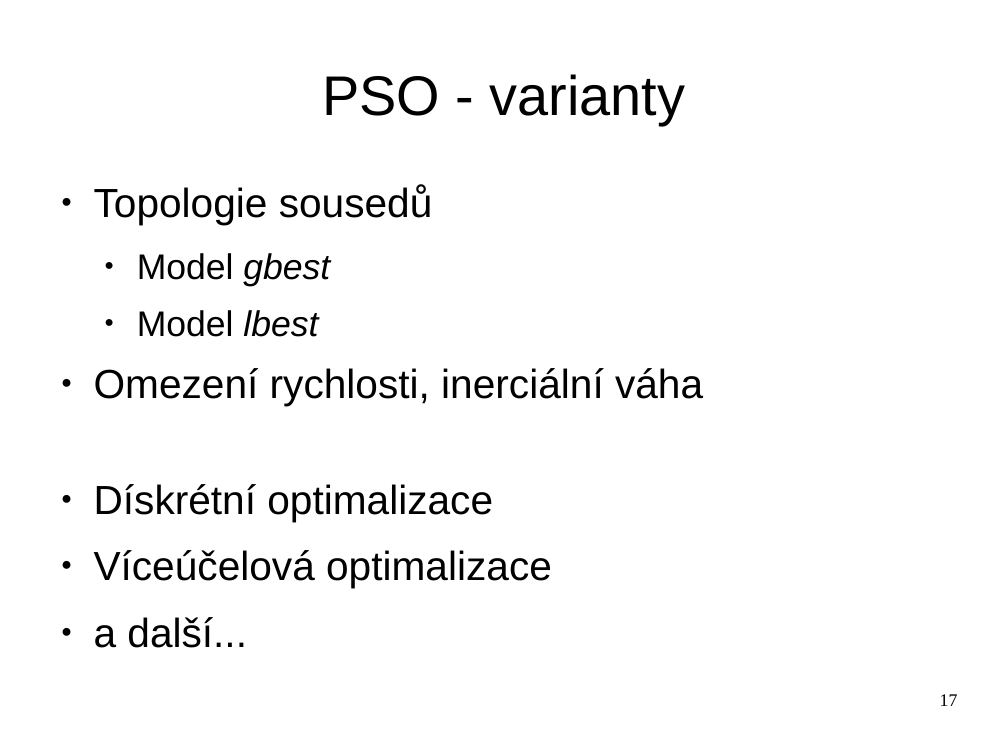
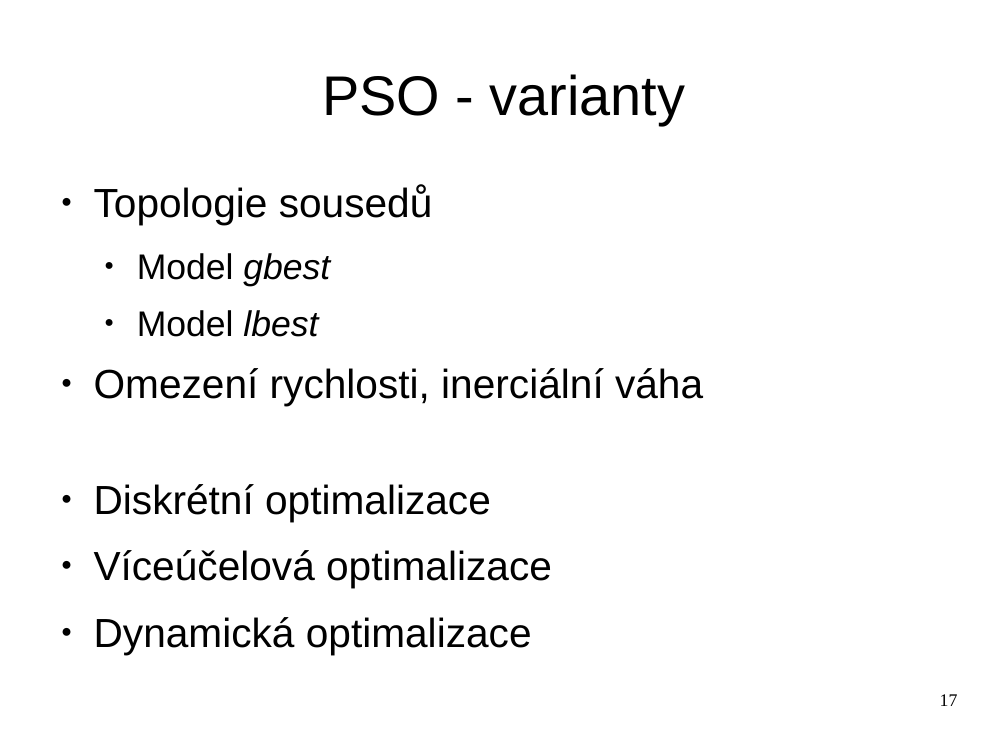
Before and after one commit to hellerstanislav/sin, a slide deck: slide 17 of presentation/swarm.odp. Drawn at 1008x756 pixels with LibreOffice and Linux fonts; fonts in the diff are those of the drawing. Boxes give left, top, right and bottom in pixels: in the first picture for what was removed or moved away, otherwise in the second. Text is boxed around its words. In the diff, an @@ line names an element or a change of style, - is before the commit and + after.

```diff
--- a/presentation/swarm.odp
+++ b/presentation/swarm.odp
@@ text at [94,484,491,521]: text changed @@
-● Dískrétní optimalizace
+● Diskrétní optimalizace
@@ text at [94,617,532,655]: text changed @@
-● a další...
+● Dynamická optimalizace
```
Also in this commit, not shown: 7 other slides changed, 3 other files.
